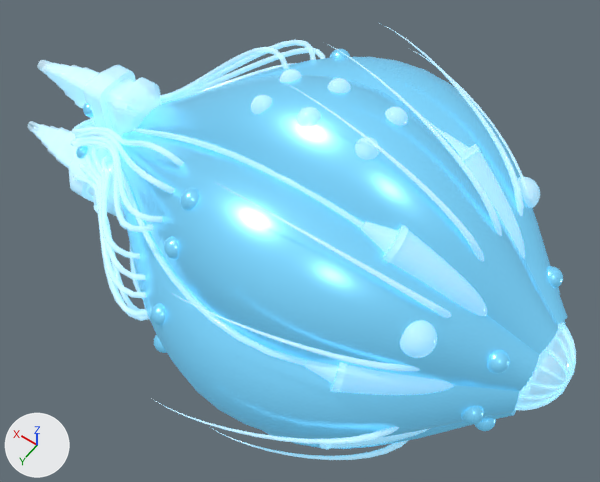
Before and after pictures for a commit that changed the glTF model src/assets/models/flux-harvester.glb.
Before and after are seen from a camera (50 mm lens) standing at (-0.708, 0.675, 2.691) and looking at (0.141, -0.514, 0.822). Every picture has the same lights, and +X, +Y and +Z are marked at lower left. The first picture is the older version. Where no turn or scale is listed for an object, it has been applied to the vertices.

Objects in the first picture: 'defaultMaterial', 'defaultMaterial.001'.
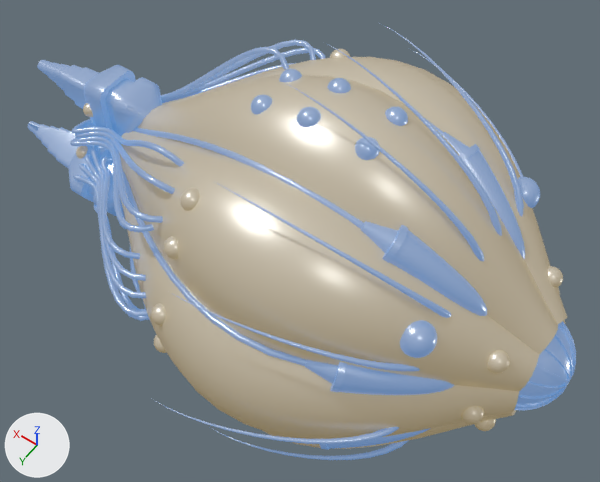
Where the change shows, as pixel boxes [x1, y1, x2, y2] in the pictures (600 x 482 px):
'defaultMaterial', recoloured
    both: [76, 49, 567, 449]
'defaultMaterial.001', recoloured, surface changed
    both: [28, 26, 576, 460]

The edits, one by one:
Material 'material' (mat_material) changes colour from blue #89daff to light grey #c2c1bd; in linear values from (0.25, 0.7, 1.0) to (0.541, 0.533, 0.506).
In material 'material' (mat_material), emission_color goes from (0.05, 0.22, 0.35) (blue #3f81a0) to (0.15, 0.1, 0.02) (brown #6c5927).
Material 'material_1' (mat_material_1) changes colour from white #edf7fd to grey #a4a3a2; in linear values from (0.85, 0.93, 0.98) to (0.369, 0.365, 0.361).
In material 'material_1' (mat_material_1), alpha goes from 0.55 to 1.0.
In material 'material_1' (mat_material_1), emission_color goes from (0.1, 0.35, 0.5) (cyan #59a0bc) to (0.05, 0.15, 0.35) (blue #3f6ca0).
